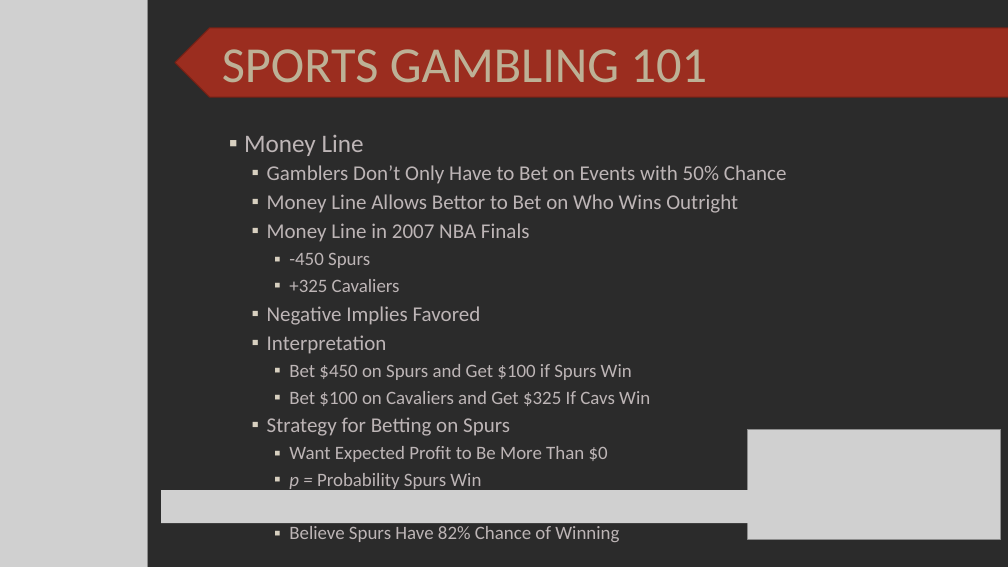
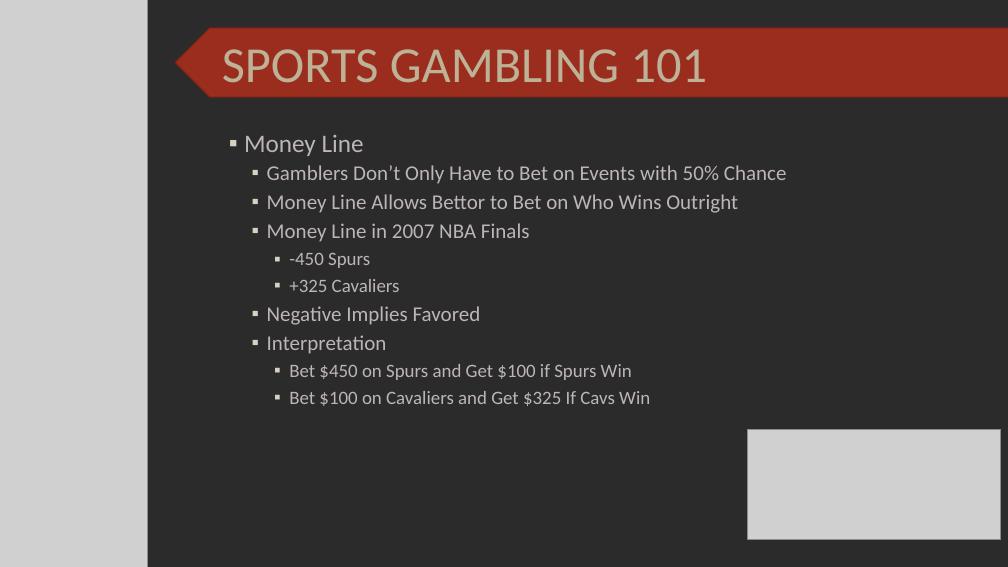
Before and after one commit to SuperMarioGiacomazzo/STOR390_WEBSITE, a slide deck: slide 8 of Slides/Gambling 1/Gambling_1_Lecture.pptx. Drawn at 1008x567 pixels with LibreOffice and Linux fonts; fonts in the diff are those of the drawing; grey boxes stand for pictures; background and template pictures are left out; a plain dark background stands for a picture behind light text. Boxes give left, top, right and bottom in pixels: in the first picture for what was removed or moved away, otherwise in the second. Text is boxed around its words. In the diff, an @@ line names an element or a change of style, - is before the commit and + after.

Commit message:
Gambling 1 commit

```diff
--- a/Slides/Gambling 1/Gambling_1_Lecture.pptx
+++ b/Slides/Gambling 1/Gambling_1_Lecture.pptx
@@ text at box(267, 417, 619, 542): paragraphs removed @@
-  ▪ Strategy for Betting on Spurs
-    ▪ Want Expected Profit to Be More Than $0
-    ▪ p = Probability Spurs Win
-    ▪ Believe Spurs Have 82% Chance of Winning
@@ picture removed at box(161, 490, 845, 523) @@
```
Also in this commit, not shown: 1 other file.
